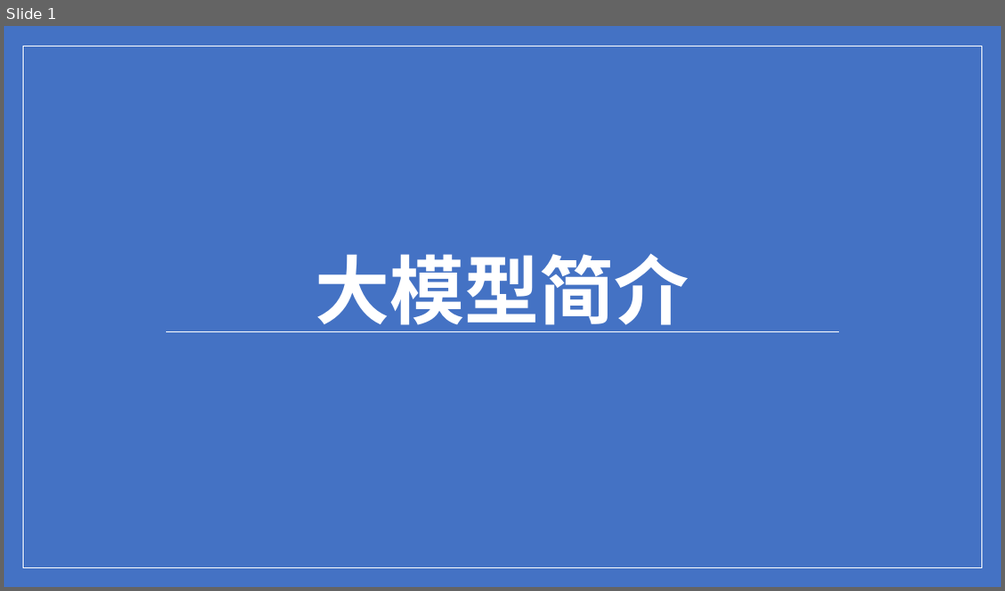
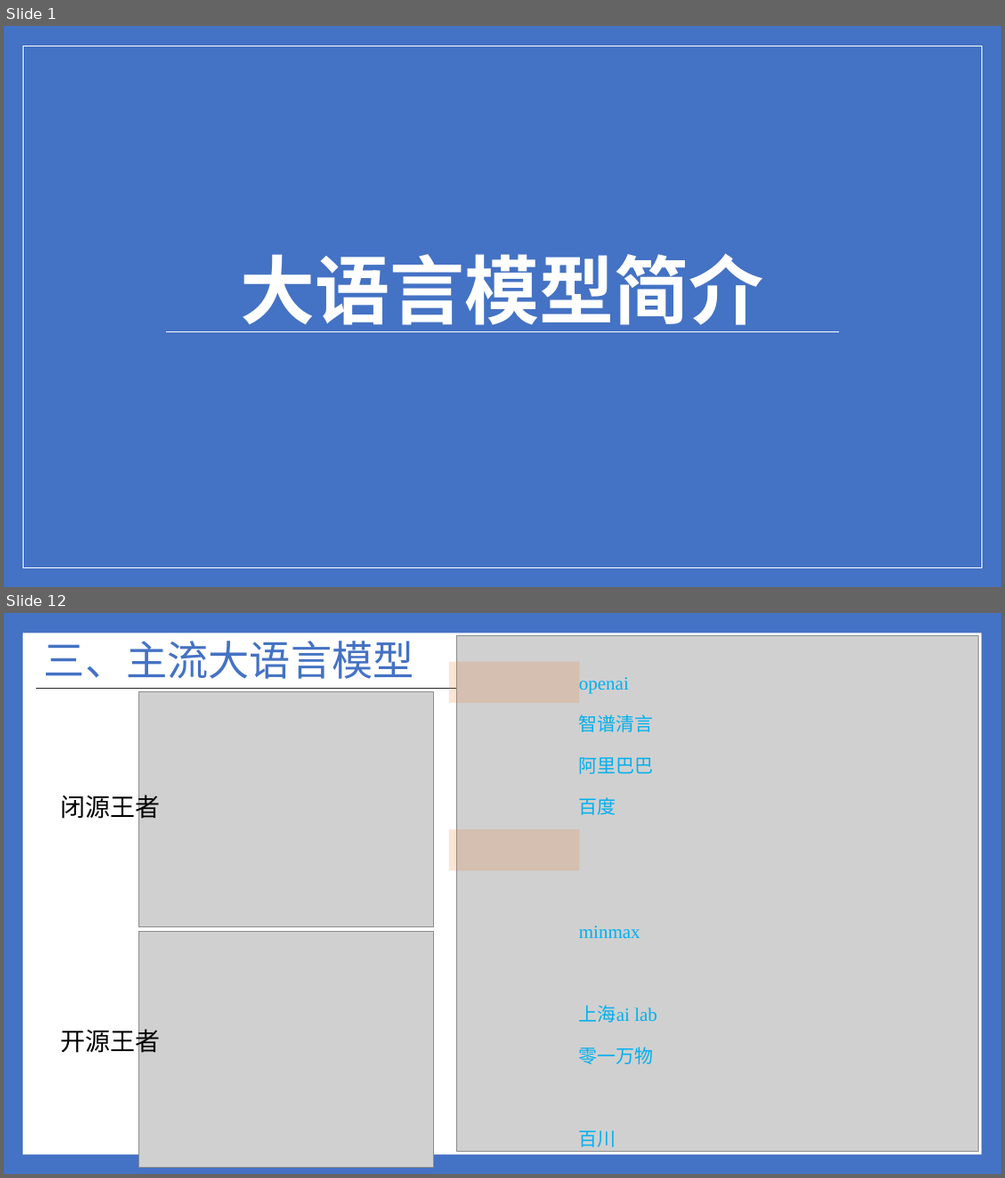
Before and after one commit to ylsdamxssjxxdd/eva, a slide deck: utils/软件介绍.pptx. Shown one above the other, each under a label of ours: slide 1 before the commit, slides 1 and 12 after it; the slides between them are not shown. The pictures are 1005x591 and 1005x1178 pixels, drawn with LibreOffice and Linux fonts; fonts in the diff are those of the drawing; grey boxes stand for pictures. Boxes give left, top, right and bottom in pixels: in the first picture for what was removed or moved away, otherwise in the second. Text is boxed around its words. In the diff, an @@ line names an element or a change of style, - is before the commit and + after.

```diff
--- a/utils/软件介绍.pptx
+++ b/utils/软件介绍.pptx
@@ slide 12 added at [4, 613, 1001, 1174], background #4472C4 @@
@@ rectangle added at [23, 633, 981, 1154], fill #FFFFFF @@
@@ picture added at [457, 635, 979, 1151] @@
@@ title added at [44, 641, 414, 679], 39.6 pt, text #4472C4 @@
+三、主流大语言模型
@@ rectangle added at [449, 662, 579, 703], fill #ED7D31 at 20% opacity @@
@@ line added from (36, 689) to (961, 689), #262626 1 pt @@
@@ picture added at [139, 691, 434, 927] @@
@@ text added at [579, 677, 629, 693], 18 pt, text #00B0F0 @@
+openai
@@ text added at [579, 714, 654, 732], 18 pt, text #00B0F0 @@
+智谱清言
@@ text added at [579, 757, 654, 774], 18 pt, text #00B0F0 @@
+阿里巴巴
@@ text added at [60, 791, 160, 823], 24 pt, text #000000 @@
+闭源王者
@@ text added at [579, 797, 616, 815], 18 pt, text #00B0F0 @@
+百度
@@ rectangle added at [449, 829, 579, 870], fill #ED7D31 at 20% opacity @@
@@ picture added at [139, 932, 434, 1167] @@
@@ text added at [579, 925, 640, 938], 18 pt, text #00B0F0 @@
+minmax
@@ text added at [579, 1005, 657, 1022], 18 pt, text #00B0F0 @@
+上海ai lab
@@ text added at [61, 1025, 161, 1057], 24 pt, text #000000 @@
+开源王者
@@ text added at [579, 1046, 654, 1064], 18 pt, text #00B0F0 @@
+零一万物
@@ text added at [579, 1130, 616, 1147], 18 pt, text #00B0F0 @@
+百川
@@ slide 1 changed as well @@
@@ title at [241, 253, 764, 332]: text changed @@
-大模型简介
+大语言模型简介
```
Also in this commit, not shown: 4 other slides changed, 8 other slides added, 2 slides removed, 8 other files.
